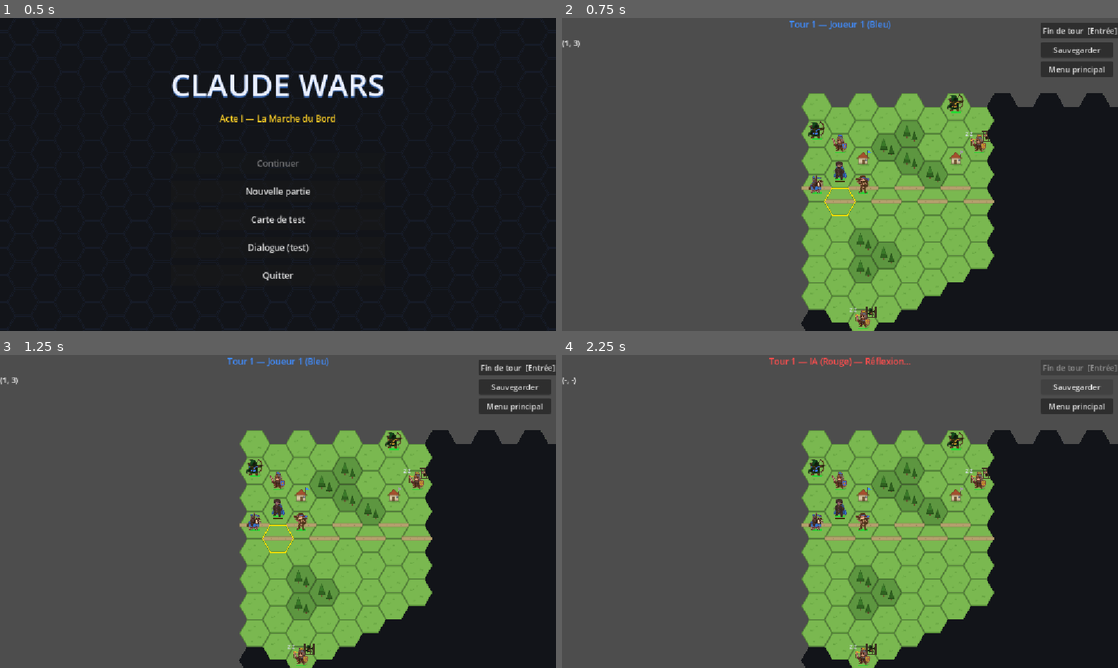
Above: before the commit, frames 1-4 (two rows, left to right).
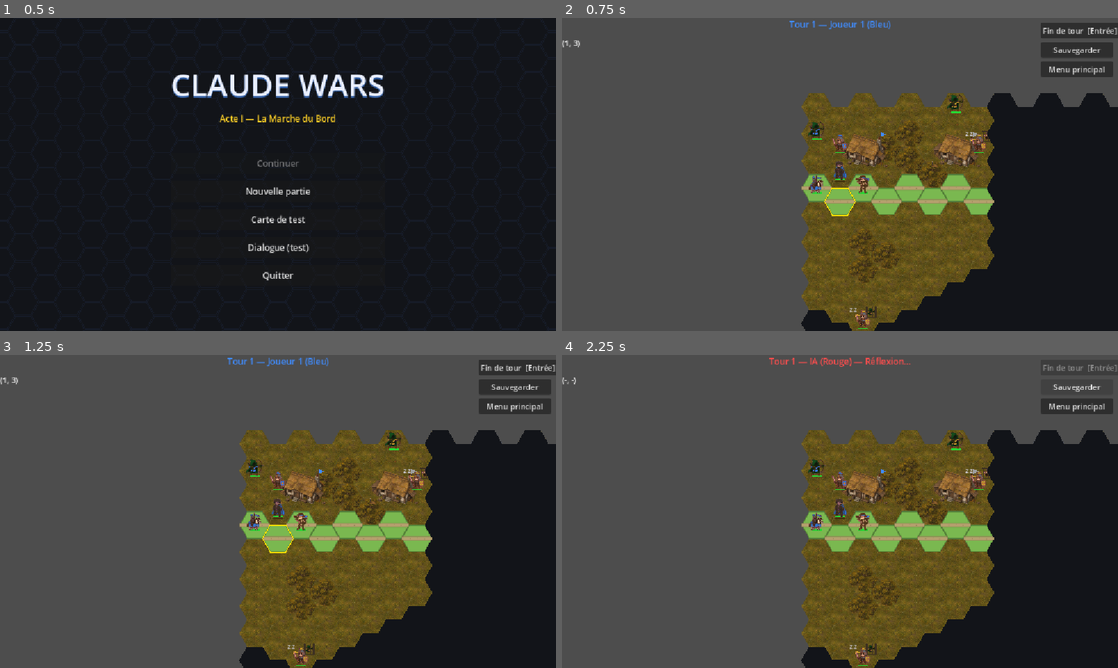
Above: after the commit, the same moments.

Repository: MaximeAutechaud/claude-wars
Game: Godot game, scene res://scenes/title.tscn
Same seed, same stepped clock (60 frames per second), same inputs: the game is played once before the commit and once after it.
Inputs:
- Up to frame 1 (0.5 s): no input
- Up to frame 2 (0.75 s): click "Nouvelle partie" at 0.5 s
- Up to frame 3 (1.25 s): no input
- Up to frame 4 (2.25 s): click "Fin de tour [Entrée]" at 1.25 s; click "Sauvegarder" at 2 s

Frame 1 is identical in both runs. In frame 2, 18% of the frame differs, in the area x 43-78%, y 24-100%; in frame 3, 18%; in frame 4, 18%.

Commit message:
Rework visuel de la carte : plaine, foret, montagne et villages peints
Textures de terrain vectorisees en raster peint a partir de references
generees par IA (style Wesnoth), decoupees en hexagone precis. Foret et
montagne suivent le principe "prop pose sur une base" (recadrage de la
plaine + overlay d'arbres/rochers detoure). Villages : icone de chaumiere
detouree remplaçant l'ancien pictogramme, toujours dessinee a part par
villages.gd (hors TileSet).

Corrige au passage un vrai bug de rendu Godot 4.7.1 : sur un TileSet
hexagonal, des sources avec des texture_region_size differentes de
tile_size rendent invisibles toutes les sources sauf la premiere. Les
textures de terrain sont maintenant toujours exportees a la taille finale
de la case (64x56) avant integration.

Route et riviere restent dans l'ancien style, plus complexes car leur
rendu doit tenir compte des voisins (segment droit/virage/embranchement).

Co-Authored-By: Claude Sonnet 5 <noreply@anthropic.com>
Claude-Session: https://claude.ai/code/session_01Qt5KXByEcWXQfX61RCxTX4

Diff:
--- a/assets/tiles/forest.svg
+++ /dev/null
@@ -1,10 +0,0 @@
-<svg xmlns="http://www.w3.org/2000/svg" width="64" height="56">
-  <polygon points="1,28 16.5,1 47.5,1 63,28 47.5,55 16.5,55" fill="#5d9640" stroke="#3f6b28" stroke-width="1.5"/>
-  <!-- grand sapin -->
-  <rect x="25" y="32" width="3" height="4.5" fill="#6b4a2f"/>
-  <polygon points="26.5,10 34,32.5 19,32.5" fill="#2f6220" stroke="#234a17" stroke-width="1"/>
-  <polygon points="26.5,10 31.5,25 21.5,25" fill="#3a7a29"/>
-  <!-- petit sapin -->
-  <rect x="41" y="40" width="2.5" height="3.5" fill="#6b4a2f"/>
-  <polygon points="42.2,24 48,40.5 36.5,40.5" fill="#2f6220" stroke="#234a17" stroke-width="1"/>
-</svg>
--- a/assets/tiles/mountain.svg
+++ /dev/null
@@ -1,8 +0,0 @@
-<svg xmlns="http://www.w3.org/2000/svg" width="64" height="56">
-  <polygon points="1,28 16.5,1 47.5,1 63,28 47.5,55 16.5,55" fill="#8c7359" stroke="#66523e" stroke-width="1.5"/>
-  <!-- pic secondaire -->
-  <polygon points="42,20 53,42 31,42" fill="#6e6e76" stroke="#54545c" stroke-width="1"/>
-  <!-- pic principal -->
-  <polygon points="26,8 42,43 10,43" fill="#82828c" stroke="#5a5a62" stroke-width="1"/>
-  <polygon points="26,8 31,19 21,19" fill="#eef1f6"/>
-</svg>
--- a/assets/tiles/plains.svg
+++ /dev/null
@@ -1,9 +0,0 @@
-<svg xmlns="http://www.w3.org/2000/svg" width="64" height="56">
-  <polygon points="1,28 16.5,1 47.5,1 63,28 47.5,55 16.5,55" fill="#7ab850" stroke="#568a36" stroke-width="1.5"/>
-  <g stroke="#5f9c3c" stroke-width="1" fill="none" stroke-linecap="round">
-    <path d="M18 24 l1.5 -3 M20.5 24 l1 -2.5 M23 24 l1.5 -3"/>
-    <path d="M38 38 l1.5 -3 M40.5 38 l1 -2.5 M43 38 l1.5 -3"/>
-    <path d="M31 15 l1.2 -2.4 M33 15 l1 -2"/>
-    <path d="M25 46 l1.2 -2.4 M27 46 l1 -2"/>
-  </g>
-</svg>
--- a/assets/tiles/village.svg
+++ /dev/null
@@ -1,10 +0,0 @@
-<svg xmlns="http://www.w3.org/2000/svg" width="32" height="32">
-  <ellipse cx="16" cy="29" rx="12" ry="2.5" fill="#000000" opacity="0.2"/>
-  <!-- murs -->
-  <rect x="7" y="15" width="18" height="13" fill="#d9c9a3" stroke="#6e5c3f" stroke-width="1.2"/>
-  <!-- toit -->
-  <polygon points="16,4 28,16 4,16" fill="#a5502e" stroke="#6e3a1e" stroke-width="1.2"/>
-  <!-- porte et fenêtre -->
-  <rect x="13.5" y="20" width="5" height="8" fill="#7a5c38" stroke="#573f24" stroke-width="1"/>
-  <rect x="20.5" y="18" width="3.5" height="3.5" fill="#9cc7e8" stroke="#573f24" stroke-width="0.8"/>
-</svg>
--- a/scripts/game_map.gd
+++ b/scripts/game_map.gd
@@ -22,9 +22,9 @@
 }
 
 const TERRAIN_TEXTURE: Dictionary = {
-	Terrain.PLAINS:   preload("res://assets/tiles/plains.svg"),
-	Terrain.FOREST:   preload("res://assets/tiles/forest.svg"),
-	Terrain.MOUNTAIN: preload("res://assets/tiles/mountain.svg"),
+	Terrain.PLAINS:   preload("res://assets/tiles/plains.png"),
+	Terrain.FOREST:   preload("res://assets/tiles/forest.png"),
+	Terrain.MOUNTAIN: preload("res://assets/tiles/mountain.png"),
 	Terrain.ROAD:     preload("res://assets/tiles/road.svg"),
 	Terrain.RIVER:    preload("res://assets/tiles/river.svg"),
 }
@@ -44,10 +44,21 @@
 	ts.tile_offset_axis = TileSet.TILE_OFFSET_AXIS_VERTICAL
 	ts.tile_size = Vector2i(TILE_W, TILE_H)
 
-	# Une source par terrain : source_id = valeur de l'enum Terrain
+	# Une source par terrain : source_id = valeur de l'enum Terrain.
+	#
+	# Piège vécu : la région source DOIT valoir TILE_W×TILE_H pour toutes les
+	# sources. Un TileSet hexagonal avec des sources de texture_region_size
+	# hétérogènes (ex. une source fournie en haute résolution pour rester
+	# nette au zoom, les autres à la taille native) rend cassé : toutes les
+	# sources sauf la première deviennent invisibles (remplacées par
+	# l'apparence de la première), qu'elles soient SVG ou PNG — confirmé par
+	# élimination sur Godot 4.7.1. Donc : toujours fournir les textures de
+	# terrain déjà à la taille finale de la case (voir assets/tiles/*.png,
+	# exportées à 64×56 depuis leurs sources haute résolution).
 	for t: int in Terrain.values():
 		var source := TileSetAtlasSource.new()
-		source.texture = TERRAIN_TEXTURE[t]
+		var tex: Texture2D = TERRAIN_TEXTURE[t]
+		source.texture = tex
 		source.texture_region_size = Vector2i(TILE_W, TILE_H)
 		source.create_tile(Vector2i.ZERO)
 		ts.add_source(source, t)
--- a/scripts/villages.gd
+++ b/scripts/villages.gd
@@ -8,7 +8,7 @@
 @onready var fog: Fog = get_node_or_null("../Fog")
 
 var owners: Dictionary = {}
-var _tex: Texture2D = preload("res://assets/tiles/village.svg")
+var _tex: Texture2D = preload("res://assets/tiles/village.png")
 
 func _ready() -> void:
 	# cell -> propriétaire initial (-1 = neutre), depuis le scénario courant
@@ -38,12 +38,12 @@
 		if fog and not fog.is_explored(cell):
 			continue
 		var p := to_local(map.to_global(map.map_to_local(cell)))
-		draw_texture(_tex, p - Vector2(16.0, 22.0))
+		draw_texture(_tex, p - Vector2(50.0, 60.0))
 		# Fanion à la couleur du propriétaire (gris = neutre)
 		var col := Color(0.62, 0.62, 0.62)
 		if owners[cell] >= 0:
 			col = Unit.TEAM_COLORS[owners[cell]]
-		draw_line(p + Vector2(9, -22), p + Vector2(9, -7), Color(0.32, 0.26, 0.2), 1.5)
+		draw_line(p + Vector2(36, -60), p + Vector2(36, -40), Color(0.32, 0.26, 0.2), 1.5)
 		draw_colored_polygon(PackedVector2Array([
-			p + Vector2(9, -22), p + Vector2(18, -18.5), p + Vector2(9, -15),
+			p + Vector2(36, -60), p + Vector2(48, -55), p + Vector2(36, -50),
 		]), col)
Binary file added: assets/tiles/forest.png
Not shown, changed: assets/tiles/forest.png.import
Binary file added: assets/tiles/mountain.png
Not shown, changed: assets/tiles/mountain.png.import
Binary file added: assets/tiles/plains.png
Not shown, changed: assets/tiles/plains.png.import
Binary file added: assets/tiles/village.png
Not shown, changed: assets/tiles/village.png.import
Not shown, changed: DESIGN.md
